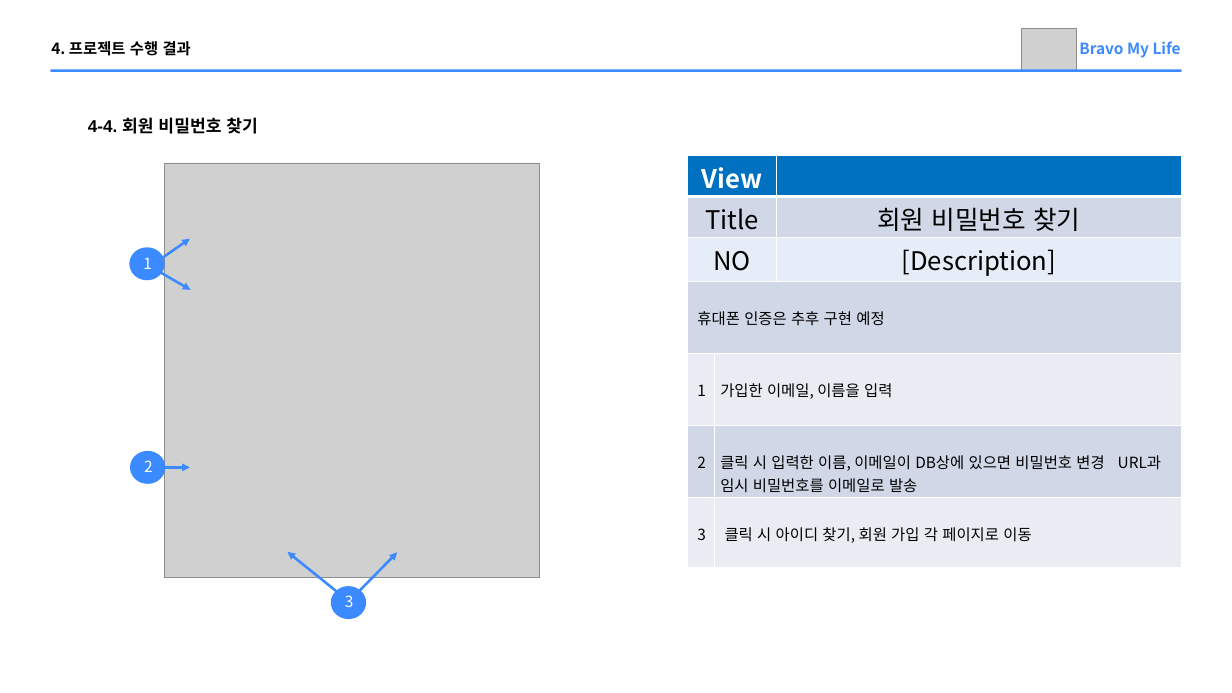
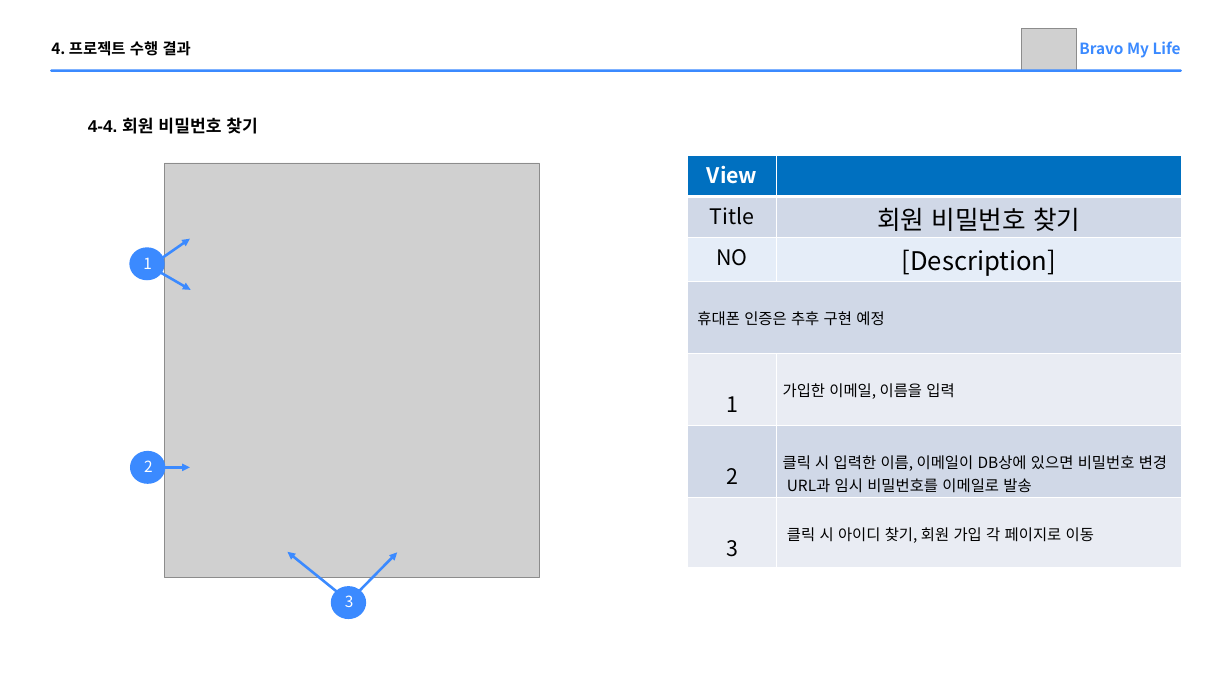
Before and after one commit to Parkjisoo00/ecommerce.saturn, a slide deck: slide 23 of resource/10.prepare/Saturn 미완성.pptx. Drawn at 1232x693 pixels with LibreOffice and Linux fonts; fonts in the diff are those of the drawing; grey boxes stand for pictures. Boxes give left, top, right and bottom in pixels: in the first picture for what was removed or moved away, otherwise in the second. Text is boxed around its words. In the diff, an @@ line names an element or a change of style, - is before the commit and + after.

```diff
--- a/resource/10.prepare/Saturn 미완성.pptx
+++ b/resource/10.prepare/Saturn 미완성.pptx
@@ table at (688, 155, 1181, 567) @@
-column 2:  |  |  |  | 가입한 이메일, 이름을 입력 | 클릭 시 입력한 이름, 이메일이 DB상에 있으면 비밀번호 변경 URL과 임시 비밀번호를 이메일로 발송 | 클릭 시 아이디 찾기, 회원 가입 각 페이지로 이동
-column 3:  | 회원 비밀번호 찾기 | [Description] |  |  |  | 
+column 2:  | 회원 비밀번호 찾기 | [Description] |  | 가입한 이메일, 이름을 입력 | 클릭 시 입력한 이름, 이메일이 DB상에 있으면 비밀번호 변경 URL과 임시 비밀번호를 이메일로 발송 | 클릭 시 아이디 찾기, 회원 가입 각 페이지로 이동
```
Also in this commit, not shown: 15 other slides changed.
